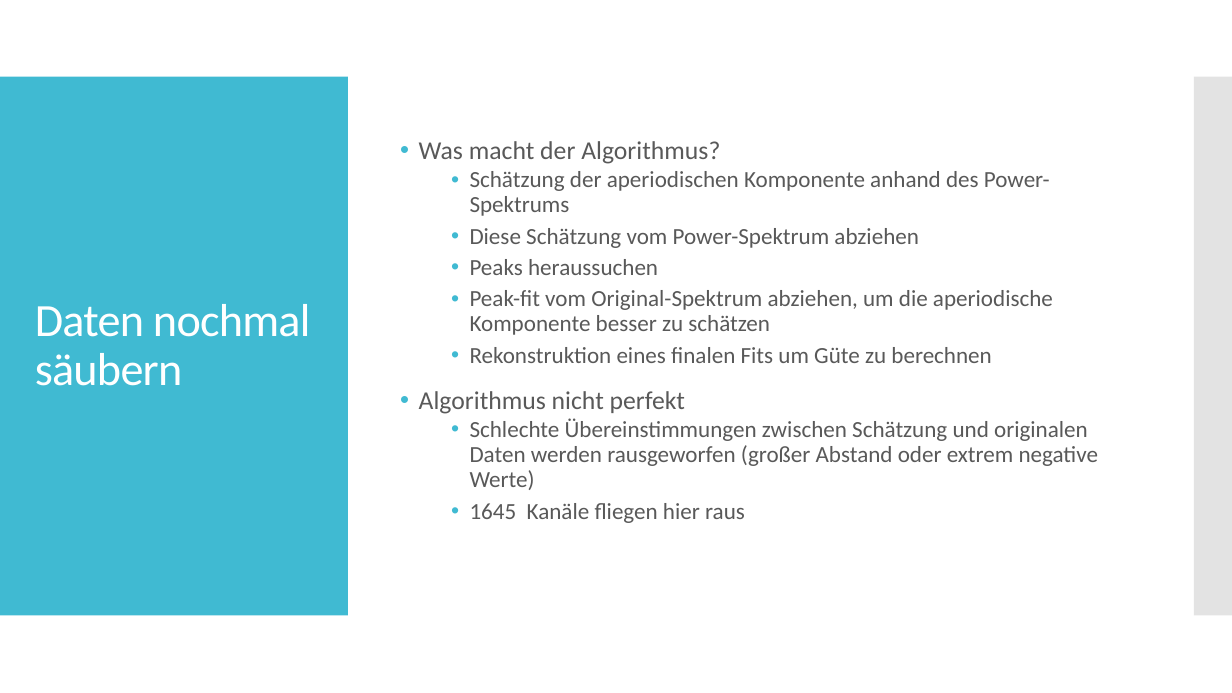
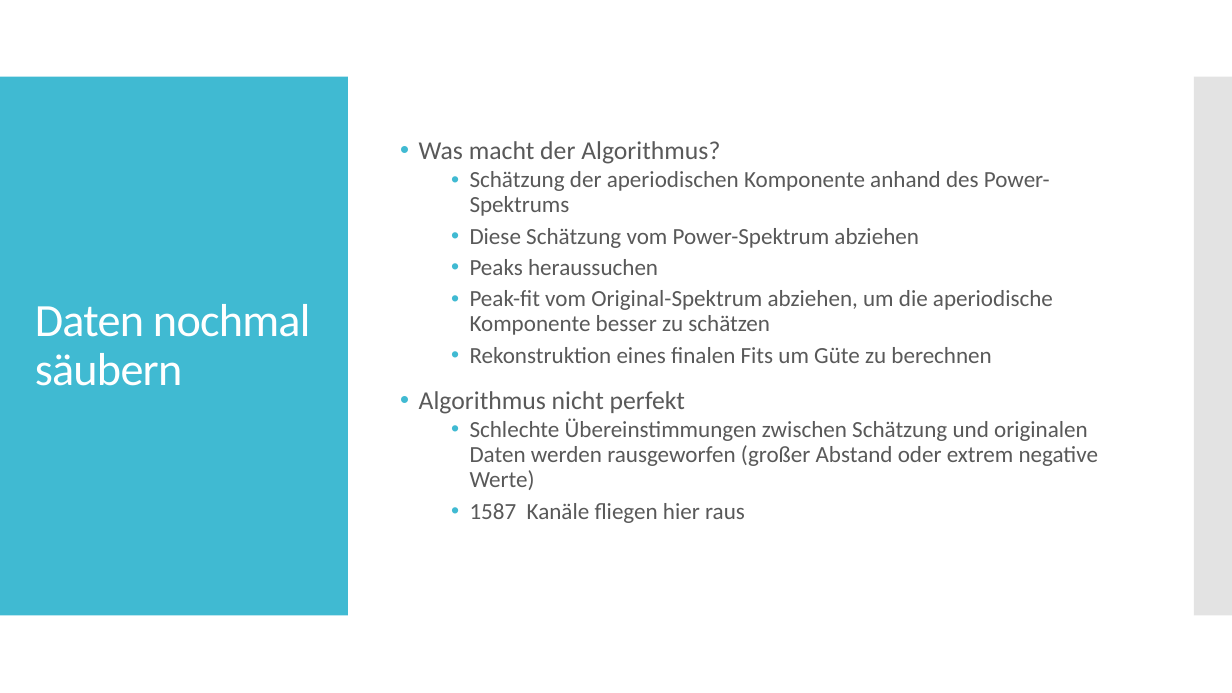
Before and after one commit to christianneumannCAU/Master-CAU, a slide deck: slide 14 of 03_exposé/Results.pptx (slide 8 before the commit). Drawn at 1232x693 pixels with LibreOffice and Linux fonts; fonts in the diff are those of the drawing. Boxes give left, top, right and bottom in pixels: in the first picture for what was removed or moved away, otherwise in the second. Text is boxed around its words. In the diff, an @@ line names an element or a change of style, - is before the commit and + after.

```diff
--- a/03_exposé/Results.pptx
+++ b/03_exposé/Results.pptx
@@ text at (x1=470, y1=503, x2=745, y2=523): text changed @@
-  • 1645 Kanäle fliegen hier raus
+  • 1587 Kanäle fliegen hier raus
```
Also in this commit, not shown: 6 other slides changed, 13 slides added, 6 slides removed, 15 other files.
